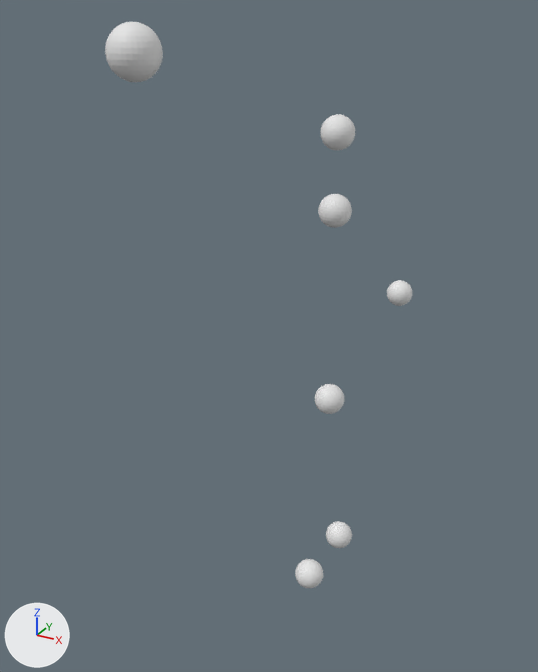
One commit to the Blender file Blender/HumanMotion.blend: the scene before it, then after it.
Camera for both pictures: a camera (50 mm lens) standing at (1.77, -4.05, 3.65) and looking at (-0.26, -0.36, 1.81). The axes (+X, +Y, +Z) are drawn at lower left. The lights are the same throughout.

The first picture shows 'leftFeet', 'leftHand', 'neckBase', 'pelvis', 'rightFeet', 'rightHand', 'topHead'.
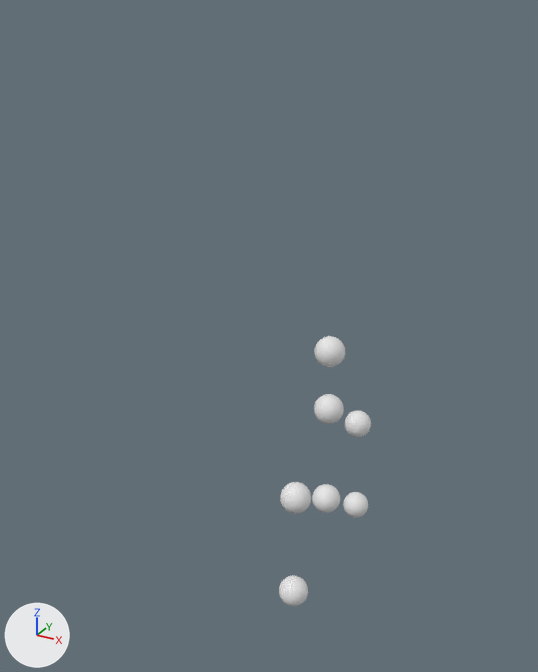
What the commit changed:
Object 'rightFeet' (ob_rightfeet) moves from (0.0, 0.283, -0.051) to (0.0, 0.607, 0.02).
Object 'leftFeet' (ob_leftfeet) moves from (0.0, -0.237, -0.03) to (0.0, -0.485, 0.012).
Object 'rightHand' (ob_righthand) moves from (0.0, 1.311, 1.593) to (0.0, 0.556, 0.791).
Object 'leftHand' (ob_lefthand) moves from (0.0, -1.818, 3.513) to (0.0, -0.477, 0.774).
Object 'pelvis' (ob_pelvis) moves from (0.0, 0.007, 1.264) to (0.0, 0.014, 0.456).
Object 'neckBase' (ob_neckbase) moves from (0.0, -0.014, 2.548) to (0.0, 0.002, 1.189).
Object 'topHead' (ob_tophead) moves from (0.0, -0.014, 3.004) to (0.0, -0.015, 1.621).

Boxes (x1, y1, x2, y2) around the edits, measured in the pictures (538 x 672 px):
'leftHand', moved: before (105, 22, 163, 82); after (280, 482, 311, 514)
'topHead', moved: before (320, 114, 355, 150); after (314, 336, 345, 367)
'neckBase', moved: before (318, 194, 352, 228); after (314, 394, 344, 424)
'pelvis', moved: before (315, 384, 345, 414); after (312, 484, 340, 513)
'leftFeet', moved: before (295, 559, 323, 588); after (279, 575, 308, 606)
'rightHand', moved: before (387, 280, 412, 306); after (345, 410, 371, 437)
'rightFeet', moved: before (326, 521, 352, 548); after (343, 492, 368, 517)
